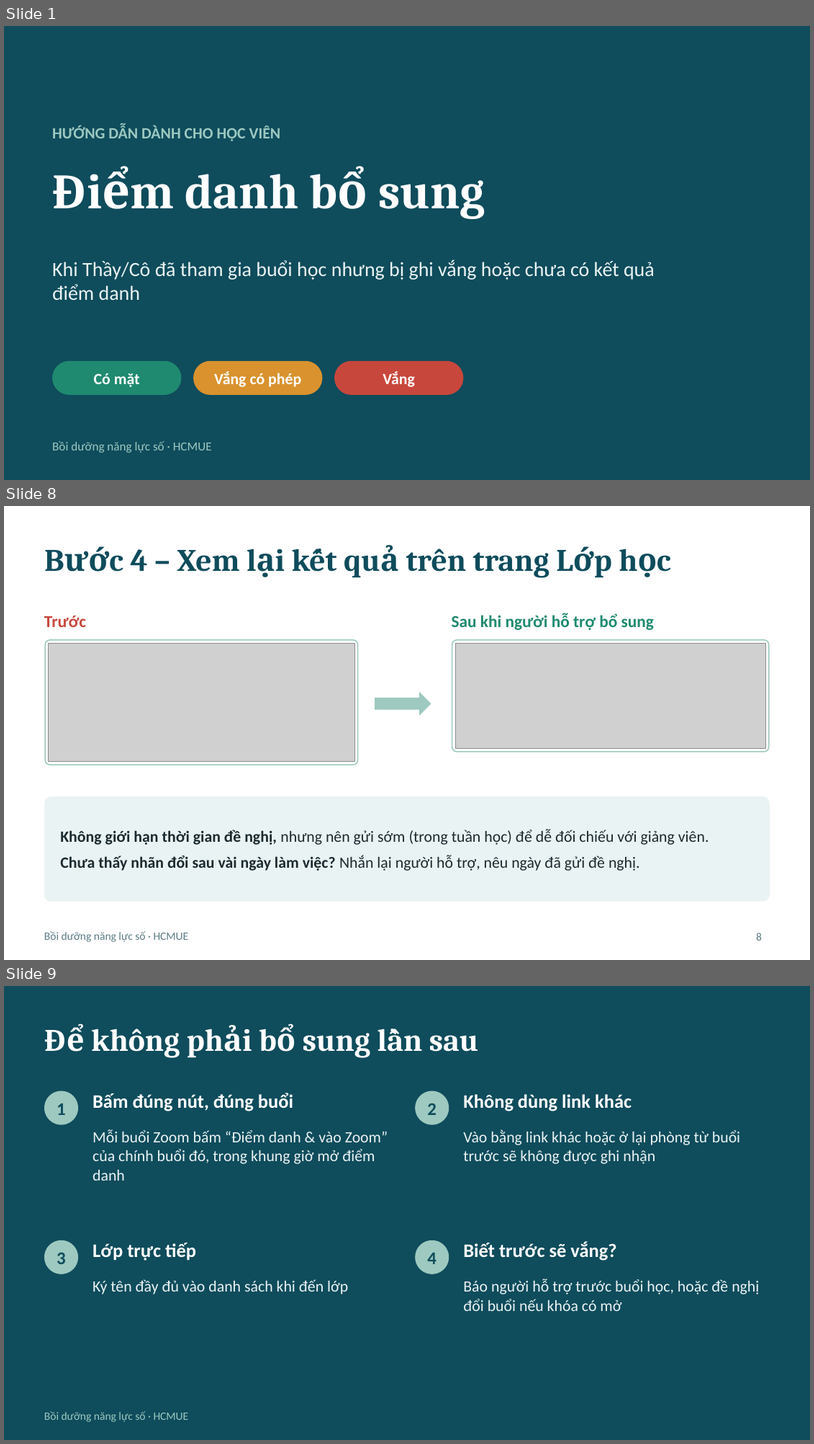
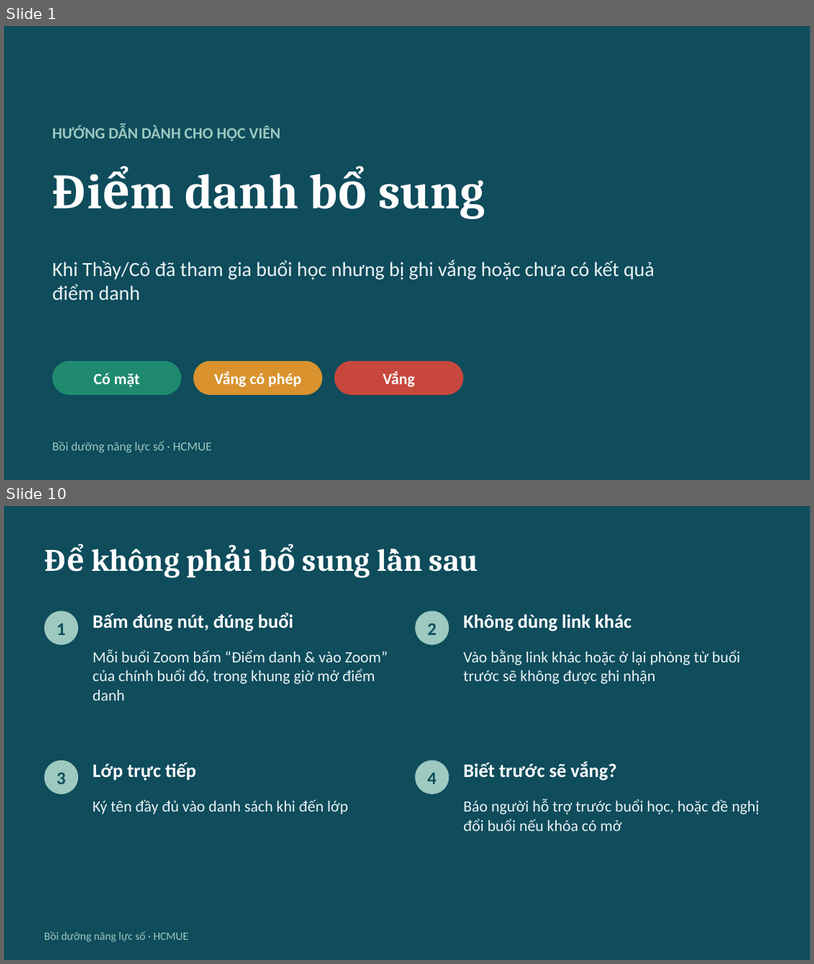
Before and after one commit to thienvo2111/thong-tin-hoc-vien, a slide deck: docs/huong-dan-diem-danh-bo-sung-hoc-vien.pptx. Shown one above the other, each under a label of ours: slides 1, 8 and 9 before the commit, slides 1 and 10 after it; the slides between them are not shown. The pictures are 814x1444 and 814x964 pixels, drawn with LibreOffice and Linux fonts; fonts in the diff are those of the drawing; grey boxes stand for pictures. Boxes give left, top, right and bottom in pixels: in the first picture for what was removed or moved away, otherwise in the second. Text is boxed around its words. In the diff, an @@ line names an element or a change of style, - is before the commit and + after.

```diff
--- a/docs/huong-dan-diem-danh-bo-sung-hoc-vien.pptx
+++ b/docs/huong-dan-diem-danh-bo-sung-hoc-vien.pptx
@@ slide 8 removed at (4,506,810,960), background #FFFFFF @@
@@ title removed at (131,548,550,578) @@
-Bước 4 – Xem lại kết quả trên trang Lớp học
@@ text removed at (452,613,654,630) @@
-Sau khi người hỗ trợ bổ sung
@@ text removed at (44,615,86,627) @@
-Trước
@@ rounded rectangle removed at (45,640,358,765) @@
@@ picture removed at (49,643,355,762) @@
@@ rounded rectangle removed at (453,640,769,752) @@
@@ picture removed at (455,643,766,749) @@
@@ right arrow removed at (375,692,432,716) @@
@@ rounded rectangle removed at (44,796,770,901) @@
@@ text removed at (60,829,710,870) @@
-Không giới hạn thời gian đề nghị, nhưng nên gửi sớm (trong tuần học) để dễ đối chiếu với giảng viên.
-Chưa thấy nhãn đổi sau vài ngày làm việc? Nhắn lại người hỗ trợ, nêu ngày đã gửi đề nghị.
@@ text removed at (44,931,189,942) @@
-Bồi dưỡng năng lực số · HCMUE
@@ page number removed at (756,932,762,940) @@
-8
@@ what was slide 9 is now slide 10 @@
```
Also in this commit, not shown: 5 slides changed, 3 slides added, 1 other slide removed, 1 other file.
